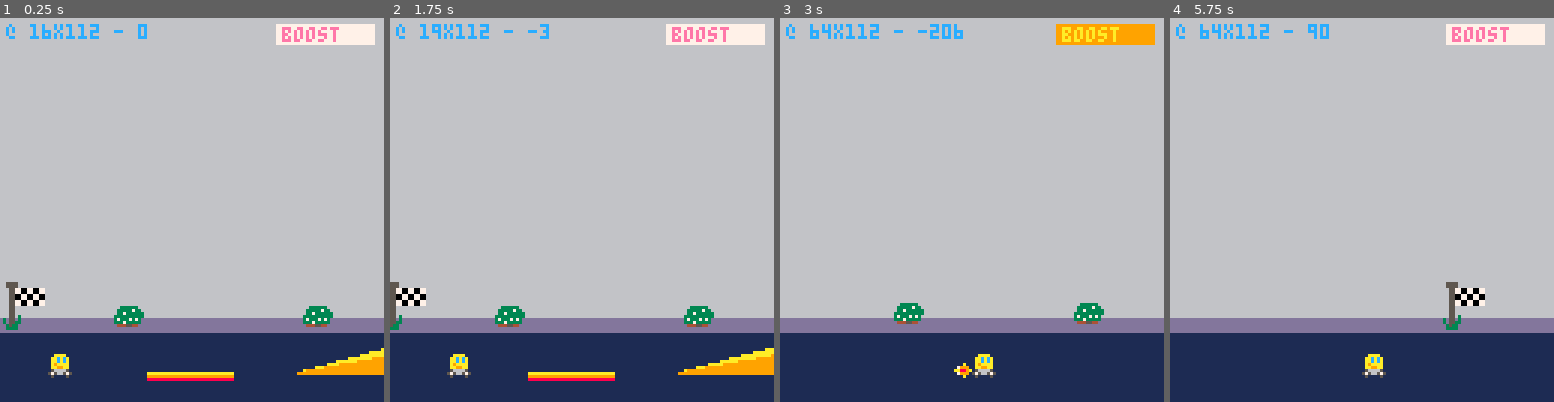
Above: before the commit, frames 1-4 (left to right).
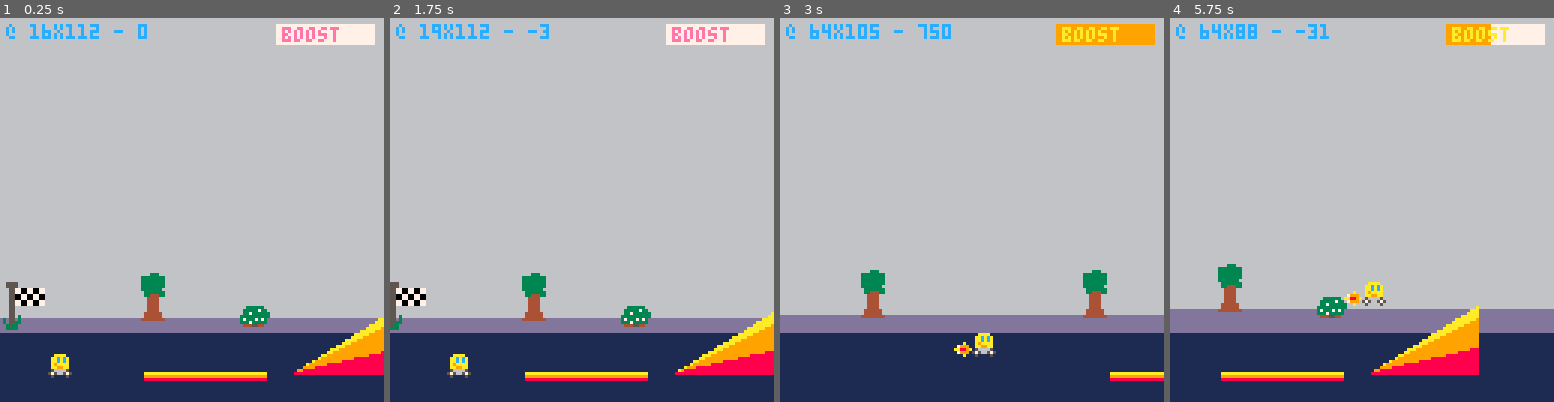
Above: after the commit, the same moments.

Repository: broquaint/pico8-carts
Game: PICO-8 cartridge racer.p8
Two runs of this game, one before a commit and one after it. Both use one fixed random seed, a clock stepped at 60 frames per second and the inputs below.
Inputs:
- Up to frame 1 (0.25 s): no input
- Up to frame 2 (1.75 s): tap X (X key) at 0.33, 1.07 s; tap O (Z key) at 0.7, 1.7 s; hold Right from 1.6 s (still down)
- Up to frame 3 (3 s): tap X (X key) at 1.85, 2.97 s; release Right at 2.1 s; tap O (Z key) at 2.1, 2.5, 2.9 s; hold Up 2.15-2.42 s; hold Right from 2.47 s (still down)
- Up to frame 4 (5.75 s): release Right at 3.03 s; hold Left 3.08-3.58 s; tap O (Z key) every 0.4 s from 3.3 to 5.7 s; hold Down 3.63-3.97 s; hold Right 4.02-4.68 s; tap X (X key) at 4.08, 5.2 s; hold Up 4.73-5.03 s; hold Left 5.08-5.68 s; hold Down from 5.73 s (still down)

The runs differ from the first frame. In frame 1, 3.7% of the frame differs, in the area x 29-100%, y 66-95%; in frame 2, 4.0%; in frame 3, 3.6%; in frame 4, 8.5%, in the area x 0-100%, y 1-95%.

Commit message:
Correctly support level wrapping
Now wrapping is seamless! It all it took was a great deal of head
scratching. I imagine there's a more optimal approach but this works
nicely for me. On to actual gameplay!

Diff:
--- a/racer.p8
+++ b/racer.p8
@@ -37,7 +37,7 @@
 spr_boost  = { 16, 0,  8,  8  }
 spr_flag   = { 24, 32, 16, 16 }
 
-spr_villa_savoye = { 48, 46, 32, 18 }
+spr_villa_savoye = { 48, 46, 31, 18 }
 spr_villa_palladio = { 80, 40, 32, 23 }
 
 function _init()
@@ -55,13 +55,17 @@
       boost_meter = 0
    }
 
+   local trans_spr = (
+      {{spr_villa_savoye, { 900, 87 }}, {spr_villa_palladio, { 900, 81 }}}
+   )[randx(2)]
+
    level = {
       length = 1000,
-      transition_spr = spr_villa_palladio,
+      transition_spr = trans_spr[1],
    }
 
    -- This needs to be first as it's the measure of when to wrap.
-   scene = { make_obj({ 0, 88 }, { spr = spr_flag }, 0) }
+   scene = { make_obj({ 0, 88 }, { spr = spr_flag, width = spr_flag[3] }, 0) }
 
    ramps = {}
    boosters = {}
@@ -70,7 +74,7 @@
    populate_scenery()
    populate_geometry()
 
-   add(scene, make_bg_spr(level.transition_spr, { 900, 84 }))
+   add(scene, make_bg_spr(level.transition_spr, trans_spr[2]))
 end
 
 function wrap_point() return scene[1].at[1] end
@@ -83,7 +87,9 @@
    )
 end
 
-function make_bg_spr(spr, at) return make_obj(at, { spr = spr }) end
+function make_bg_spr(spr, at)
+   return make_obj(at, { spr = spr, width = spr[3] })
+end
 function make_ramp(attr, at) return make_obj({ attr.x, g_racing_line }, attr) end
 function make_booster(attr, at) return make_obj({ attr.x, g_racing_line }, attr) end
 
@@ -112,11 +118,11 @@
       local new_x = x + randx(30)
 
       add(boosters, make_booster(
-             { x = new_x, boost = 1.2 + rnd(), length = randx(30) + 10 }
+             { x = new_x, boost = 1.2 + rnd(), width = randx(30) + 10 }
       ))
 
       add(ramps, make_ramp(
-             { x = new_x + 50, angle = randx(25) + 10, length = randx(20) + 30 }
+             { x = new_x + 50, angle = randx(25) + 10, width = randx(20) + 30 }
       ))
 
       x += 300
@@ -160,7 +166,7 @@
 
 function on_ramp()
    for r in all(ramps) do
-      local rx1 = ramp_trig(r)
+      local rx1 = ramp_trig(r.at[1], r.at[2], r.width, r.angle)
       if (car.x+4) > r.at[1] and (car.x+4) < rx1 then
          return r
       end
@@ -170,7 +176,7 @@
 
 function on_booster()
    for b in all(boosters) do
-      if (car.x+4) > b.at[1] and (car.x+4) < (b.at[1] + b.length)
+      if (car.x+4) > b.at[1] and (car.x+4) < (b.at[1] + b.width)
       and car.y == g_car_line then
          return b
       end
@@ -256,10 +262,12 @@
 
    local next_pos = car.x + car.speed
    if next_pos > g_edge_lhs and next_pos < g_edge_rhs then
-      -- TODO throttle movement when in the air
       car.x += car.speed
+      -- TODO Don't update what ought to be a constant!
+      g_edge_lhs += 1
    elseif next_pos > g_edge_rhs then
       car.x = g_edge_rhs
+      g_edge_lhs = g_edge_rhs
    end
 
    -- TODO Handle landing on a ramp!
@@ -272,7 +280,7 @@
       local len   = sqrt((car_x*car_x)+(car_y*car_y))
       local new_y = len * sin(r.angle * r_step)
       car.y = min(g_car_line, g_car_line + new_y)
-      -- debug('car ', flr(car.x+4), ' x ', flr(car.y), ' car_x ', car_x, ' x ', car_y, ' car len ', flr(len), ' r.len ', r.length, ' x0/y0 ', r.at, ' -> x1/y1 ', {ramp_trig(r)})
+      -- debug('car ', flr(car.x+4), ' x ', flr(car.y), ' car_x ', car_x, ' x ', car_y, ' car len ', flr(len), ' r.len ', r.width, ' x0/y0 ', r.at, ' -> x1/y1 ', {ramp_trig(r)})
       car.len = len
 
       if btn(b_right) then
@@ -302,52 +310,43 @@
 end
 
 function update_scene()
-   for obj in all(scene) do
-      obj.at[1] += -car.speed
-      obj.at[2] = horizon_offset(obj.orig_at[2])
-   end
-
-   for r in all(ramps) do
-      r.at[1] += -car.speed
-   end
-
-   for b in all(boosters) do
-      b.at[1] += -car.speed
-   end
-
-   for p in all(platforms) do
-      p.at[1] += -car.speed
-   end
-end
-
-function reset_scene(reset_x)
-   foreach(scene,     reset_x)
-   foreach(ramps,     reset_x)
-   foreach(boosters,  reset_x)
-   foreach(platforms, reset_x)
+   local function update_pos(obj)
+      local x = obj.at[1] + -car.speed
+      if x < 0 and x > -64 then
+         obj.at[1] = x
+      else
+         obj.at[1] = x % level.length
+      end
+      -- Only move bg sprites but not flag or transition.
+      if obj.spr and obj.spr != scene[#scene].spr and obj.spr != scene[1].spr then
+         obj.at[2] = horizon_offset(obj.orig_at[2])
+      end
+   end
+
+   foreach(scene, update_pos)
+   foreach(ramps, update_pos)
+   foreach(boosters, update_pos)
+   foreach(platforms, update_pos)
 end
 
 function _update()
-   local function reset_x_right(obj) obj.at[1] = obj.orig_at[1] + screen_width end
-   local function reset_x_left(obj)  obj.at[1] = -((level.length - screen_width) - obj.orig_at[1]) end
-   if should_wrap_level() then
-      reset_scene((wrap_point() < 0) and reset_x_right or reset_x_left)
-   else
-      update_scene()
-   end
+   update_scene()
 
    update_car()
+
+   if btn(b_z) then
+      DEBUG = not DEBUG
+   end
 end
 
 ----------------------
 -- DRAW functions --
 ----------------------
 
-function ramp_trig(r, angle)
-   angle = angle == nil and r.angle or angle
-   local x  = r.at[1] + (r.length * cos(angle * r_step))
-   local y  = r.at[2] + (r.length * sin(angle * r_step))
-   return x, y
+function ramp_trig(x, y, width, angle)
+   local rx = x + (width * cos(angle * r_step))
+   local ry = y + (width * sin(angle * r_step))
+   return rx, ry
 end
 
 function render_sprite(sxywh, x, y, flip_x, flip_y)
@@ -361,9 +360,25 @@
    sspr(unpack(s)) -- Could be done with spr, too lazy to change.
 end
 
+-- Handle drawing in objects that are about to "wrap in" from the LHS.
+function wrapped_x(obj)
+   local x = obj.at[1]
+   if (x + obj.width) > level.length then
+      return -obj.width - (1000 - (x + obj.width))
+   else
+      return x
+   end
+end
+
+-- Only bother rendering objects that will be on screen.
+function should_draw(x, w)
+   return x > -w and x < 128
+end
+
 function draw_scene()
    for obj in all(scene) do
-      if obj.at[1] > -16 and obj.at[1] < 128 then
+      local x = wrapped_x(obj)
+      if should_draw(x, obj.width) then
          -- Flag fiddliness, prolly worth splitting it out.
          if obj.spr == spr_flag then
             palt(0, false)
@@ -371,24 +386,26 @@
          else
             palt()
          end
-         render_sprite(obj.spr, obj.at[1], obj.at[2])
+
+         render_sprite(obj.spr, x, obj.at[2])
       end
    end
 
    palt()
 
    for r in all(ramps) do
-      if r.at[1] > -r.length and r.at[1] < 128 then
-         local rx = r.at[1]
+      local rx = wrapped_x(r)
+
+      if should_draw(rx, r.width) then
          local ry = r.at[2]
-         local x, y = ramp_trig(r)
+         local x, y = ramp_trig(rx, ry, r.width, r.angle)
          -- Slope
          line(rx, ry, x, y, yellow)
 
          local slope = r.angle
          -- Fill the ramp with solid colour.
          while slope >= 0 do
-            local lx, ly = ramp_trig(r, slope)
+            local lx, ly = ramp_trig(rx, ry, r.width, slope)
             local d   = r.angle - slope
             local col = (d < 5) and yellow or (d < 20) and orange or red
             line(rx, ry, x, ly, col)
@@ -398,9 +415,9 @@
    end
 
    for b in all(boosters) do
-      if b.at[1] > -b.length and b.at[1] < 128 then
-         local bx0 = b.at[1]
-         local bx1 = bx0 + b.length
+      local bx0 = wrapped_x(b)
+      if should_draw(bx0, b.width) then
+         local bx1 = bx0 + b.width
          line(bx0, g_racing_line, bx1, g_racing_line, yellow)
          line(bx0, g_racing_line + 1, bx1, g_racing_line + 1, orange)
          line(bx0, g_racing_line + 2, bx1, g_racing_line + 2, red)
@@ -409,10 +426,10 @@
 
 
    for p in all(platforms) do
-      if p.at[1] > -p.length and p.at[1] < 128 then
+      if p.at[1] > -p.width and p.at[1] < 128 then
          local px = p.at[1]
          local py = p.at[2]
-         rectfill(px, py, px + p.length, py - 2, orange)
+         rectfill(px, py, px + p.width, py - 2, orange)
       end
    end
 end
@@ -474,7 +491,7 @@
 ----------------------
 
 DEBUG_GFX = false
-DEBUG = true
+DEBUG = false
 
 function dumper(...)
    local res = ''
